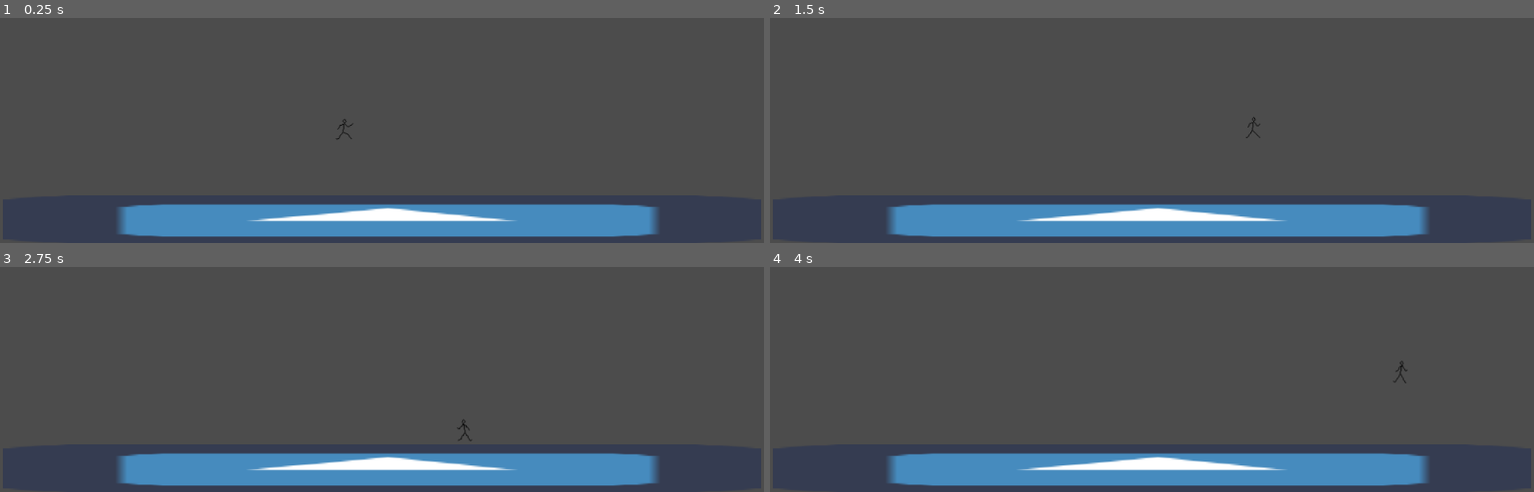
Above: before the commit, frames 1-4 (two rows, left to right).
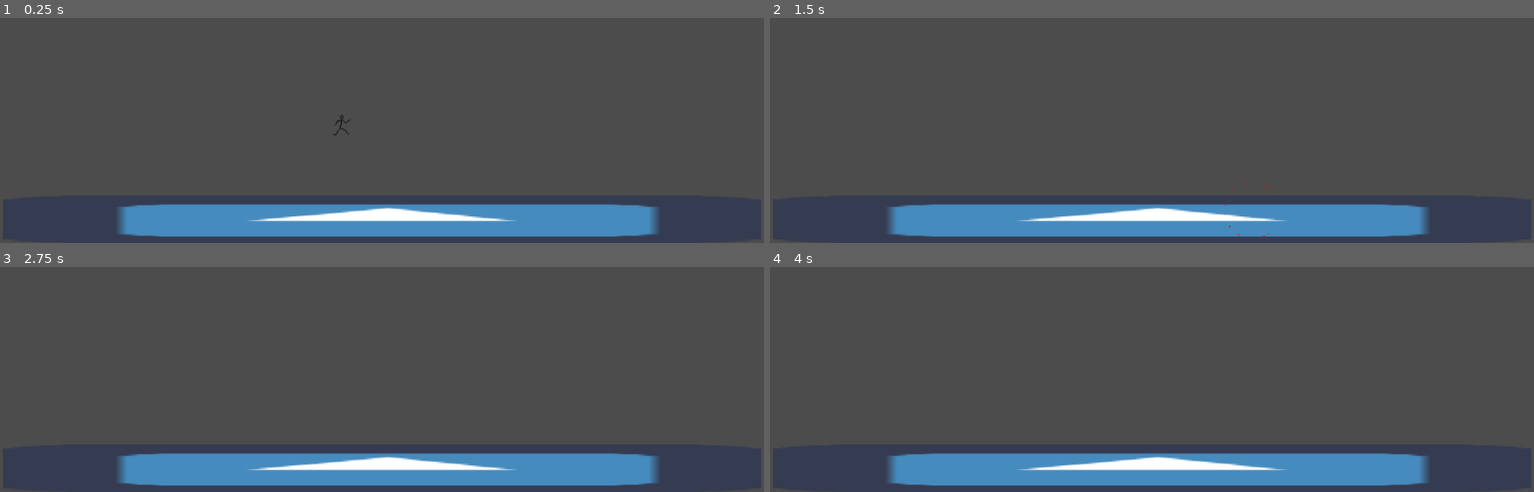
Above: after the commit, the same moments.

Repository: adamhamilton96/Game-Jam-Lie
Game: Godot game, scene res://Scenes/Node2D.tscn
Two runs of this game, one before a commit and one after it. Both use one fixed random seed, a clock stepped at 60 frames per second and the inputs below. The engine's default icon, where the game draws it, is replaced by a stand-in: a white triangle on a blue panel in a dark square.
Inputs:
- Up to frame 1 (0.25 s): no input
- Up to frame 2 (1.5 s): hold Right (ui_right) from 0.53 s (still down); tap Up (ui_up) at 0.6, 0.77, 1.07, 1.35 s; tap Enter at 1.25 s
- Up to frame 3 (2.75 s): tap Up (ui_up) at 1.52, 1.82, 2.1 s; release Right (ui_right) at 2.03 s; hold Left (ui_left) from 2.03 s (still down)
- Up to frame 4 (4 s): release Left (ui_left) at 2.78 s; hold Right (ui_right) from 2.78 s (still down); tap Up (ui_up) at 2.85, 3.02, 3.32, 3.6, 3.77 s

The runs differ from the first frame. In frame 1, less than 0.1% of the frame differs, in the area x 43-47%, y 43-54%; in frame 2, less than 0.1%; in frame 3, less than 0.1%; in frame 4, less than 0.1%.

Commit message:
Added death particles and invisibility to death function.

Diff:
--- a/Character.gd
+++ b/Character.gd
@@ -1,6 +1,5 @@
 extends KinematicBody2D
 
-const gravity = 800
 const walkSpeed = 100
 
 #Jump
@@ -9,6 +8,7 @@
 export var jumpVelocity = 400 #Jump height
 
 var velocity = Vector2()
+var gravity = 800
 
 func _process(delta):
 	if velocity.x == 0 && velocity.y == 0:
@@ -28,6 +28,7 @@
 		velocity.x = -walkSpeed
 	elif Input.is_action_pressed("ui_right"):
 		velocity.x =  walkSpeed
+		kill()
 	else:
 		velocity.x = 0
 	move_and_slide(velocity, Vector2(0, -1))
@@ -42,10 +43,16 @@
 	    velocity += Vector2.UP * (-9.81) * (fallMultiplier)
 
 	elif velocity.y < 0 && Input.is_action_just_released("ui_up"):
-	    velocity += Vector2.UP * (-9.81) * (lowJumpMultiplier)
+		velocity += Vector2.UP * (-9.81) * (lowJumpMultiplier)
 
 	if is_on_floor():
 	    if Input.is_action_just_pressed("ui_up"):
 	        velocity = Vector2.UP * jumpVelocity
 
 	velocity = move_and_slide(velocity, Vector2(0,-1))
+
+func kill():
+	$Particles2D.emitting = true
+	$AnimatedSprite.visible = false
+	gravity = 0
+	velocity.y = 0
--- a/Scenes/Character.tscn
+++ b/Scenes/Character.tscn
@@ -46,8 +46,20 @@
 "speed": 25.0
 } ]
 
+[sub_resource type="ParticlesMaterial" id=3]
+flag_disable_z = true
+spread = 180.0
+gravity = Vector3( 0, 98, 0 )
+initial_velocity = 40.0
+orbit_velocity = 0.0
+orbit_velocity_random = 0.0
+linear_accel = 1.0
+angle = 160.0
+angle_random = 1.0
+color = Color( 1, 0, 0, 1 )
+
 [node name="Character" type="KinematicBody2D"]
-position = Vector2( 462.382, 320.163 )
+position = Vector2( 458.776, 314.615 )
 script = ExtResource( 1 )
 __meta__ = {
 "_edit_group_": true
@@ -60,3 +72,11 @@
 [node name="AnimatedSprite" type="AnimatedSprite" parent="."]
 frames = SubResource( 2 )
 animation = "running"
+
+[node name="Particles2D" type="Particles2D" parent="."]
+emitting = false
+amount = 25
+lifetime = 5.0
+one_shot = true
+explosiveness = 1.0
+process_material = SubResource( 3 )
Not shown: 1 places in Scenes/Character.tscn that only renumber resources
